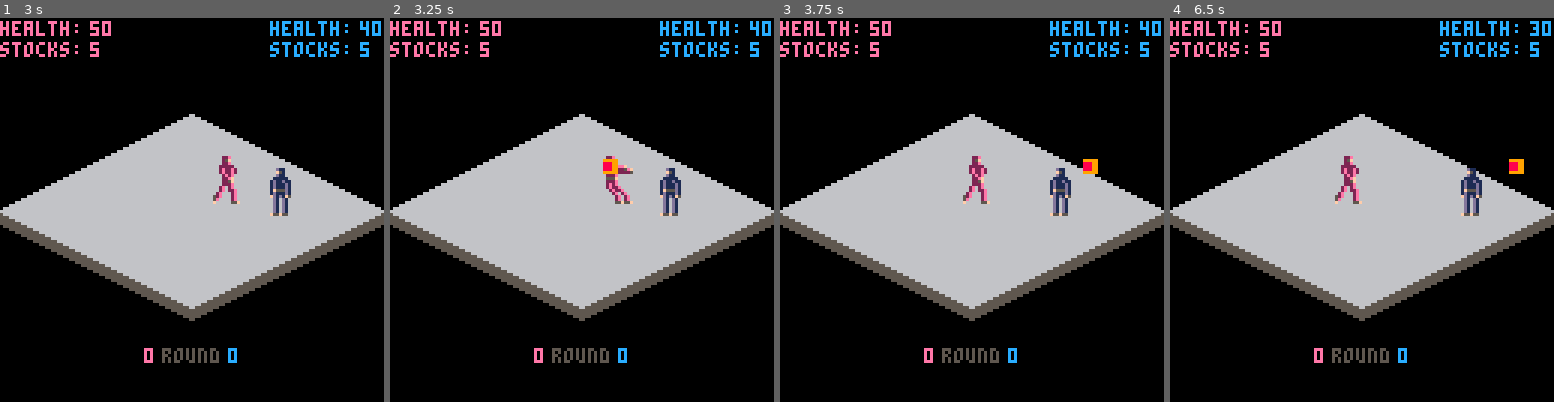
Above: before the commit, frames 1-4 (left to right).
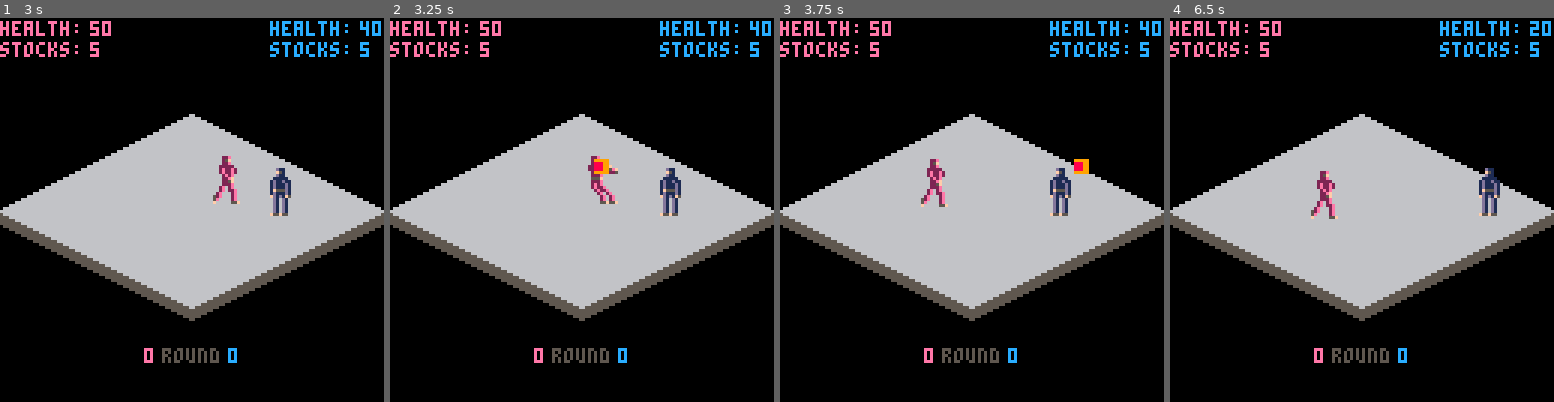
Above: after the commit, the same moments.

Repository: Trifectuh/Fantasy-Console-Projects
Game: PICO-8 cartridge isofight.p8
Two runs of this game, one before a commit and one after it. Both use one fixed random seed, a clock stepped at 60 frames per second and the inputs below.
Inputs:
- Up to frame 1 (3 s): tap X (X key) at 0.33, 1.07, 1.85, 2.97 s; tap O (Z key) at 0.7, 1.7, 2.1, 2.5, 2.9 s; hold Right 1.6-2.1 s; hold Up 2.15-2.42 s; hold Right from 2.47 s (still down)
- Up to frame 2 (3.25 s): release Right at 3.03 s; hold Left from 3.08 s (still down)
- Up to frame 3 (3.75 s): tap O (Z key) at 3.3, 3.7 s; release Left at 3.58 s; hold Down from 3.63 s (still down)
- Up to frame 4 (6.5 s): release Down at 3.97 s; hold Right 4.02-4.68 s; tap X (X key) at 4.08, 5.2, 6.32 s; tap O (Z key) every 0.4 s from 4.1 to 6.1 s; hold Up 4.73-5.03 s; hold Left 5.08-5.68 s; hold Down 5.73-6.03 s; hold Right from 6.08 s (still down)

Frame 1 is identical in both runs. In frame 2, 0.9% of the frame differs, in the area x 51-64%, y 35-49%; in frame 3, 1.0%; in frame 4, 1.9%, in the area x 36-97%, y 2-53%.

Commit message:
dads can block fireballz

Diff:
--- a/isofight.p8
+++ b/isofight.p8
@@ -101,31 +101,33 @@
 function drawfireballs()
  for f in all(fireballs) do
    spr(f.sp,f.x,f.y)
-   fireballdmg(f)
-   f.t.halt=false
-    f.t.blocking=false
-  end
-end
-
-function fireballdmg(f)
- if f.t.x-f.x<20 and f.t.x-f.x>-30
-  and f.t.y-f.y<4 and f.t.y-f.y>-6
-   and f.t.xdir==f.dx then
-    f.t.halt=true
-    f.t.blocking=true
-    f.t.activespr=f.t.blockspr
- else
-    f.t.halt=false
-    f.t.blocking=false
- end
- if f.t.x-f.x<2 and f.t.x-f.x>-10
-  and f.t.y-f.y<4 and f.t.y-f.y>-6 then
-   del(fireballs, f)
-   if f.t.xdir!=f.dx then
-    f.t.status.hp-=10
-    f.t.status.knockback+=1.5
-   end
- end
+  end
+end
+
+function fireballdmg()
+--hacky and bad below dont look
+  p[1].halt=false
+  p[1].blocking=false
+  p[2].halt=false
+  p[2].blocking=false
+  for f in all(fireballs) do
+    if f.t.x-f.x<20 and f.t.x-f.x>-30
+      and f.t.y-f.y<4 and f.t.y-f.y>-6 then
+        if f.t.xdir==f.dx then
+          f.t.halt=true
+          f.t.blocking=true
+          f.t.activespr=f.t.blockspr
+        end
+      if f.t.x-f.x<2 and f.t.x-f.x>-10
+        and f.t.y-f.y<4 and f.t.y-f.y>-6 then
+          del(fireballs, f)
+          if f.t.xdir!=f.dx then
+            f.t.status.hp-=10
+            f.t.status.knockback+=1.5
+          end
+      end
+    end
+  end
 end
 
 function winner()
@@ -178,6 +180,7 @@
    fall(c)
    attacks(c)
    face()
+   fireballdmg()
   end
   for f in all(fireballs) do
    f.x+=f.dx
@@ -196,7 +199,6 @@
   victory()
  else
 	 drawz()
-  drawfireballs()
   drawui()
  end
  if firstrun then
@@ -249,21 +251,25 @@
 	if p[1].y>p[2].y then
   tilemap()
   drawchar(p[2])
+  drawfireballs()
   drawchar(p[1])
  end
 	if p[1].y<=p[2].y then
 		tilemap()
   drawchar(p[1])
+  drawfireballs()
   drawchar(p[2])
  end
 	if fellofftop(p[1]) then
 		drawchar(p[1])
   tilemap()
+  drawfireballs()
   drawchar(p[2])
  end
 	if fellofftop(p[2]) then
 		drawchar(p[2])
   tilemap()
+  drawfireballs()
   drawchar(p[2])
  end
 end
